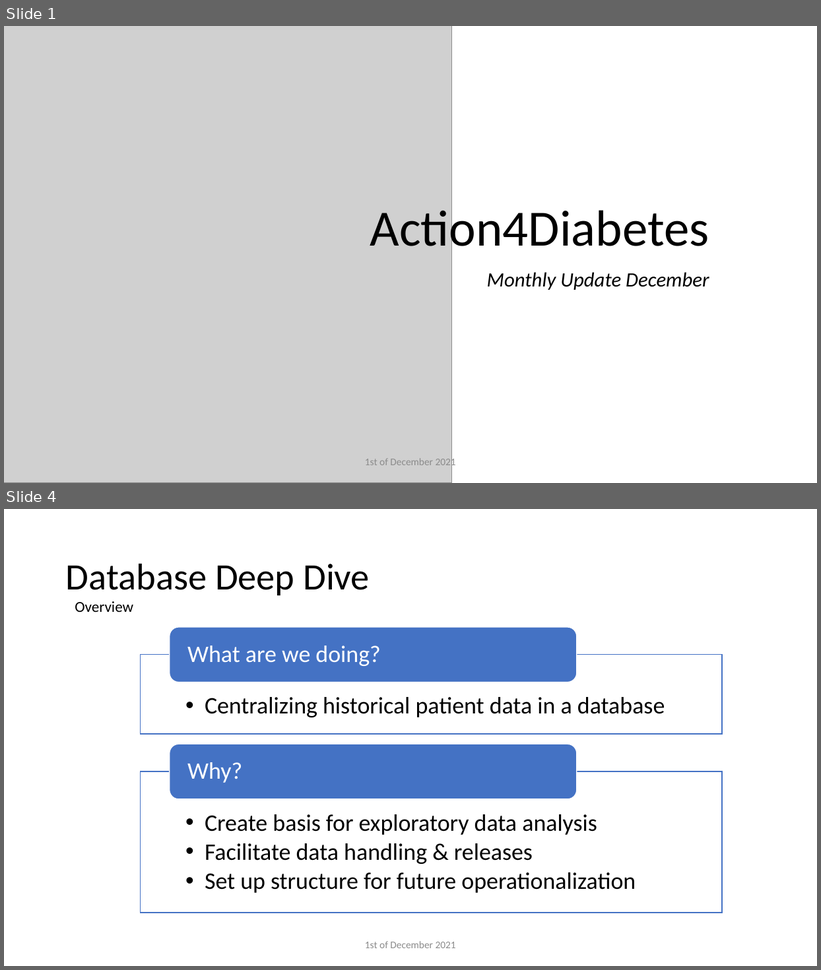
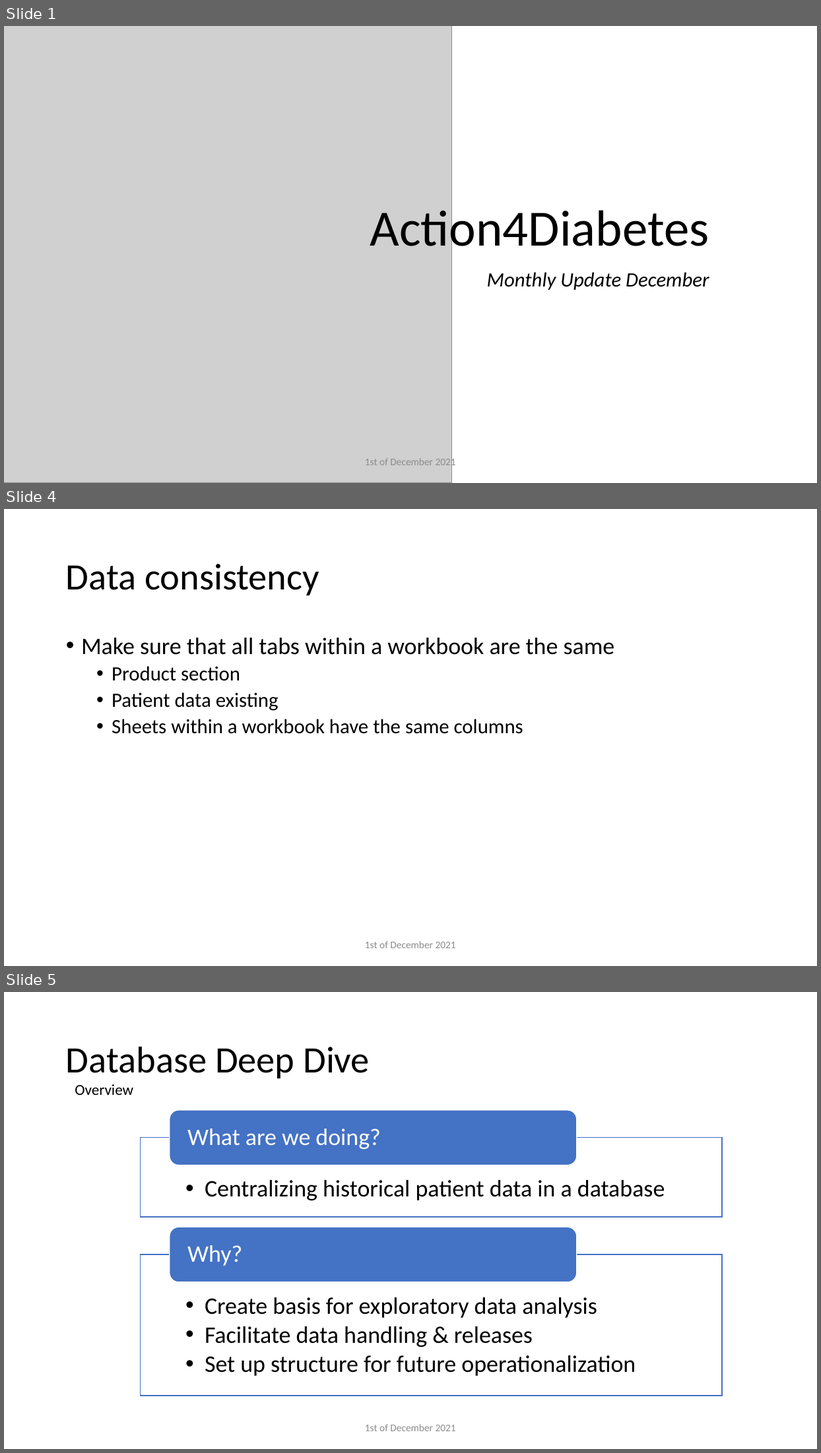
Before and after one commit to CorrelAidSwitzerland/a4d, a slide deck: 1_Orga/1_Monthly_Updates/A4D_Monthly_Update_December.pptx. Shown one above the other, each under a label of ours: slides 1 and 4 before the commit, slides 1, 4 and 5 after it; the slides between them are not shown. The pictures are 821x970 and 821x1453 pixels, drawn with LibreOffice and Linux fonts; fonts in the diff are those of the drawing; grey boxes stand for pictures. Boxes give left, top, right and bottom in pixels: in the first picture for what was removed or moved away, otherwise in the second. Text is boxed around its words. In the diff, an @@ line names an element or a change of style, - is before the commit and + after.

Commit message:
Monthly Slides December

```diff
--- a/1_Orga/1_Monthly_Updates/A4D_Monthly_Update_December.pptx
+++ b/1_Orga/1_Monthly_Updates/A4D_Monthly_Update_December.pptx
@@ slide 4 added at (4,509,817,966), background #FFFFFF @@
@@ title added at (66,564,319,595), 44 pt, text #000000 @@
+Data consistency
@@ text added at (81,638,615,734), 24 pt, text #000000 @@
+• Make sure that all tabs within a workbook are the same
+  • Product section
+  • Patient data existing
+  • Sheets within a workbook have the same columns
@@ text added at (365,941,456,949), 12 pt, text #8C8C8C @@
+1st of December 2021
@@ what was slide 4 is now slide 5 @@
```
Also in this commit, not shown: 2 slides changed, 2 other files.
